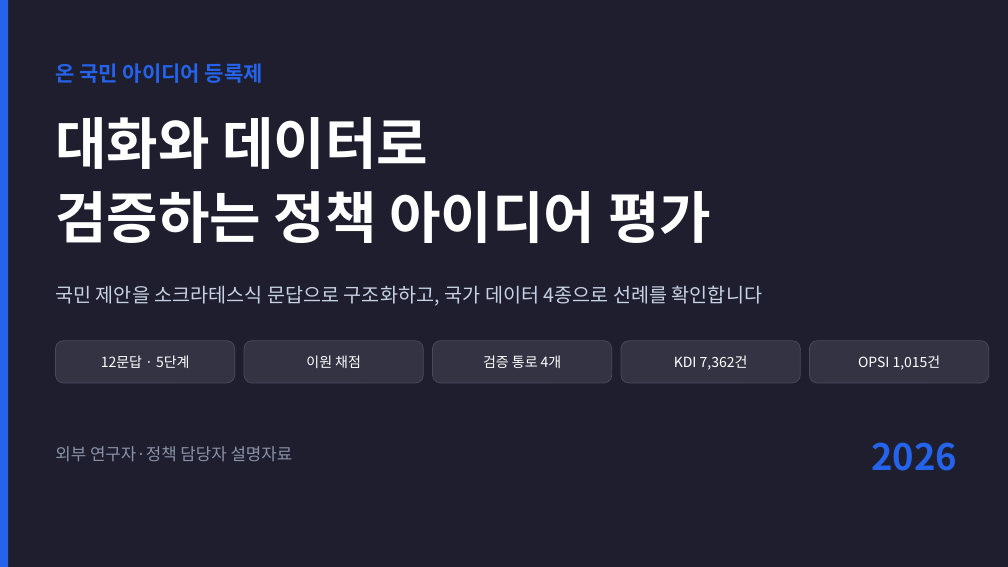
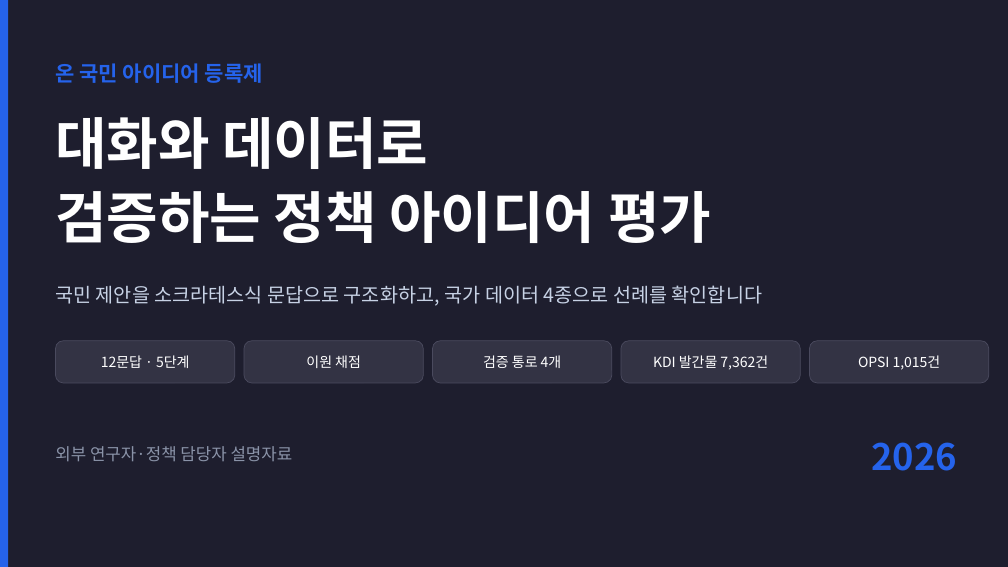
Before and after one commit to jason-j-kim/PYCON2017, a slide deck: slide 1 of docs/온국민아이디어등록제_설명자료.pptx. Drawn at 1008x567 pixels with LibreOffice and Linux fonts; fonts in the diff are those of the drawing. Boxes give left, top, right and bottom in pixels: in the first picture for what was removed or moved away, otherwise in the second. Text is boxed around its words. In the diff, an @@ line names an element or a change of style, - is before the commit and + after.

```diff
--- a/docs/온국민아이디어등록제_설명자료.pptx
+++ b/docs/온국민아이디어등록제_설명자료.pptx
@@ text at bbox=[653, 355, 768, 370]: text changed @@
-KDI 7,362건
+KDI 발간물 7,362건
```
Also in this commit, not shown: 26 other slides changed, 1 slide added, 1 other file.
